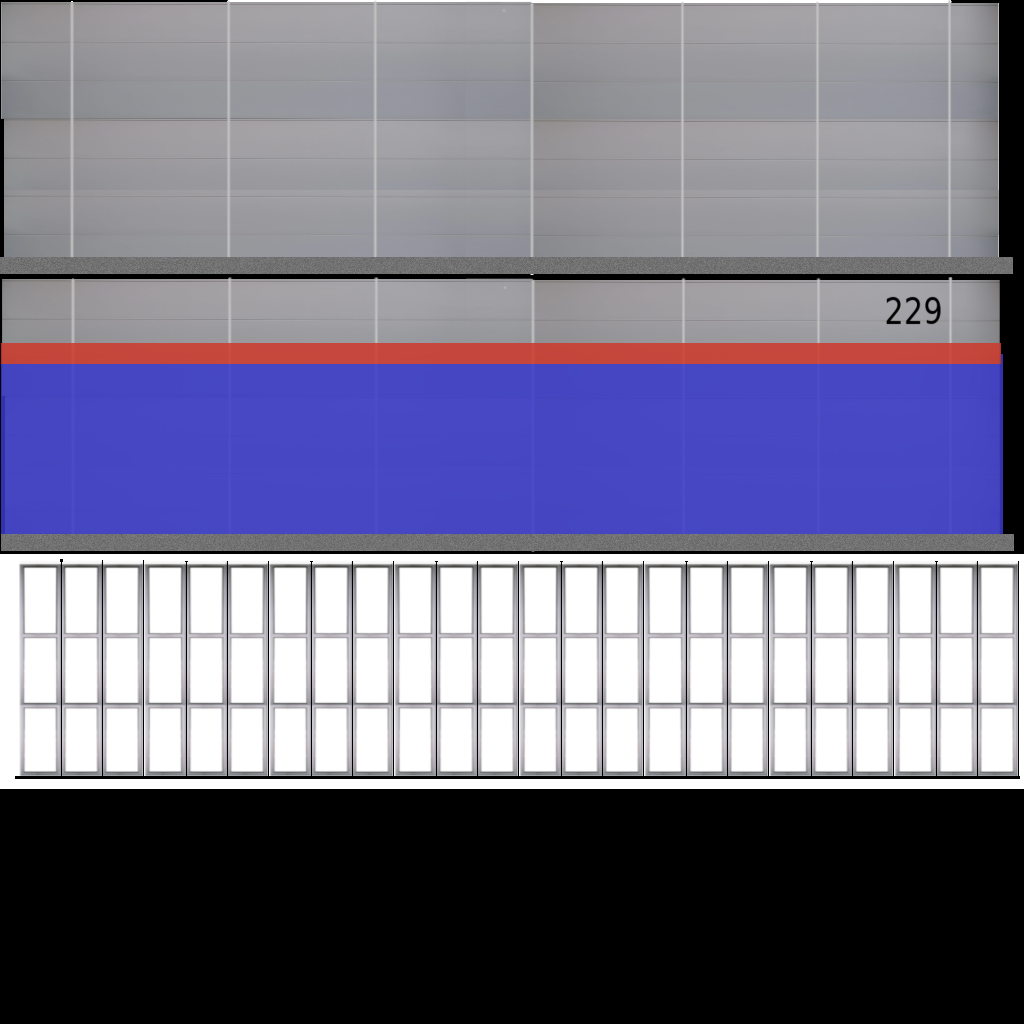
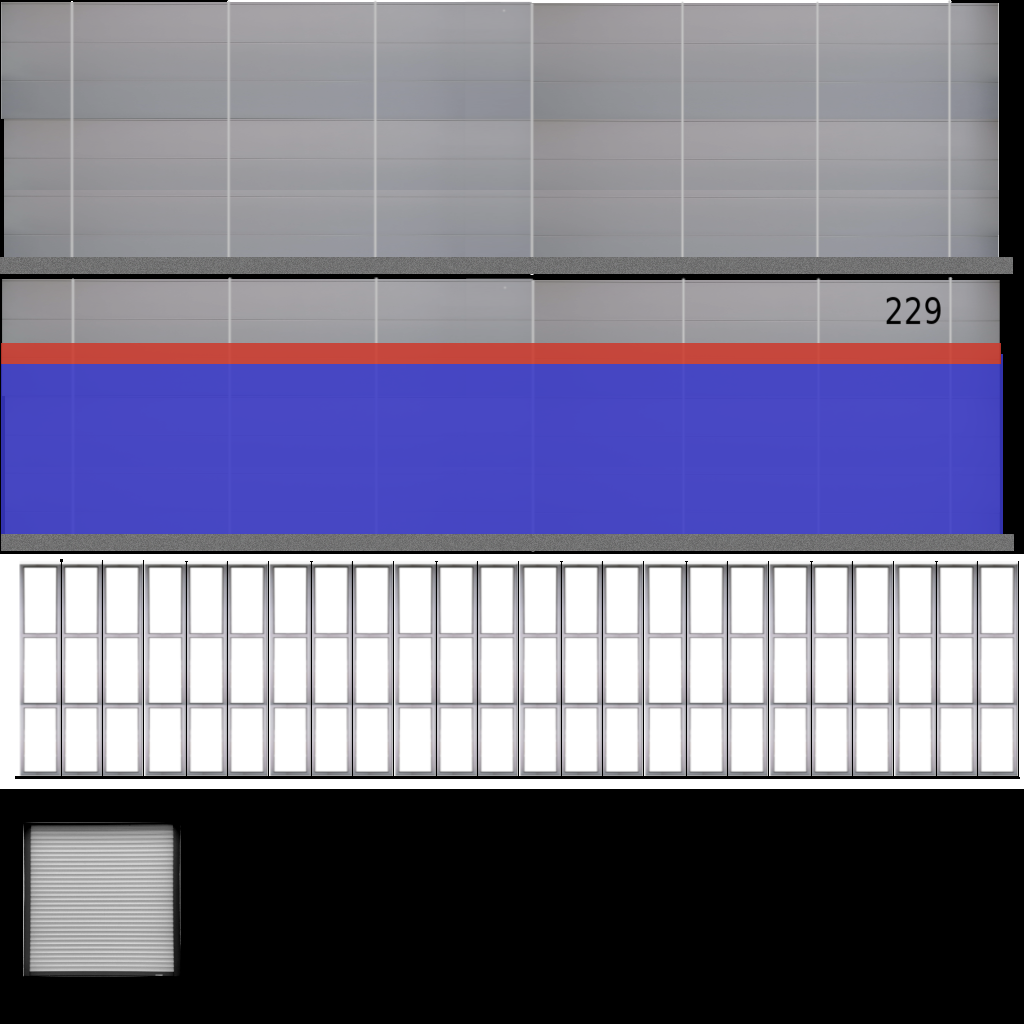
Layers edited between the first and the second 1024 x 1024 image:
painted on "Door" over [23, 822, 181, 977]
